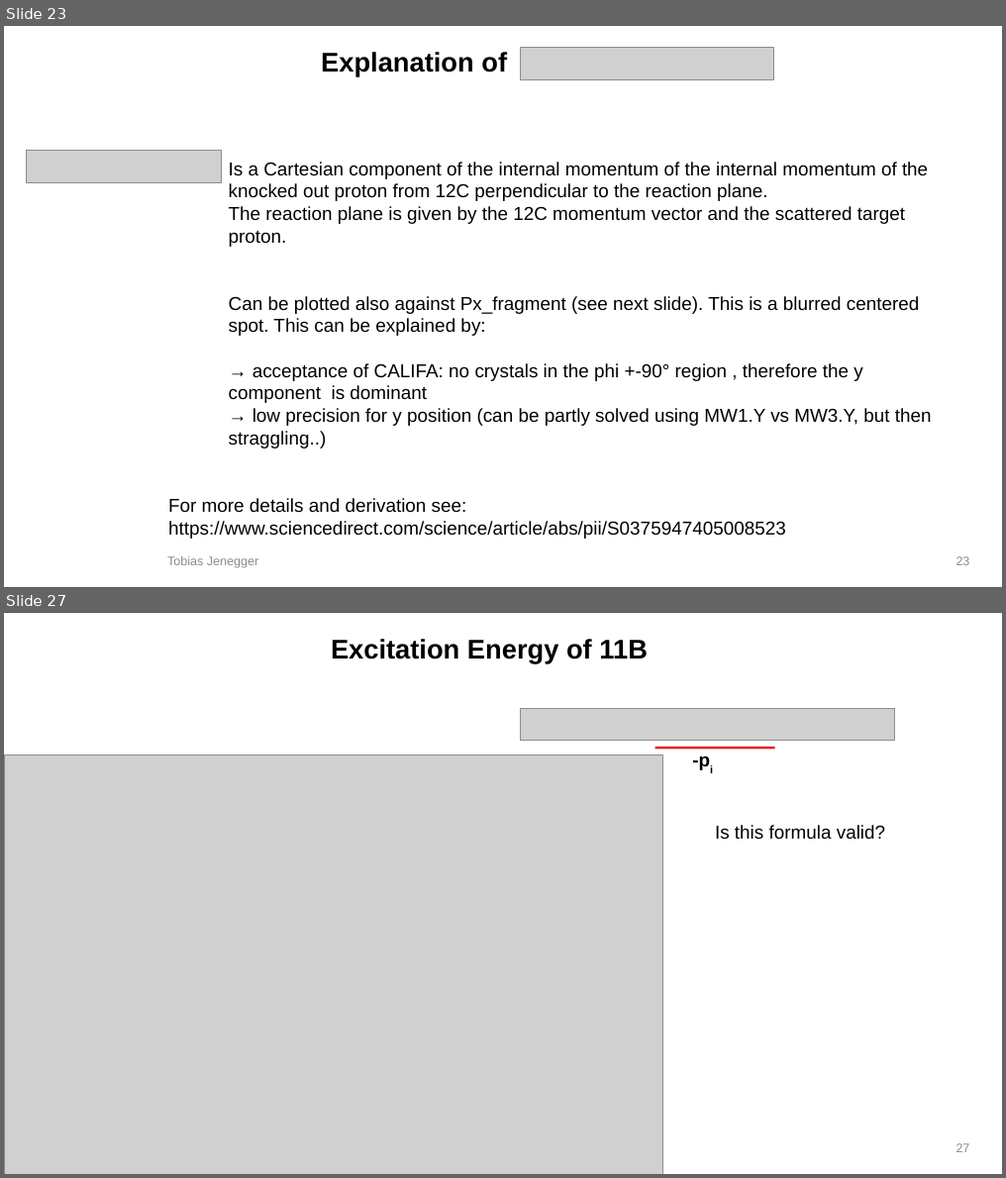
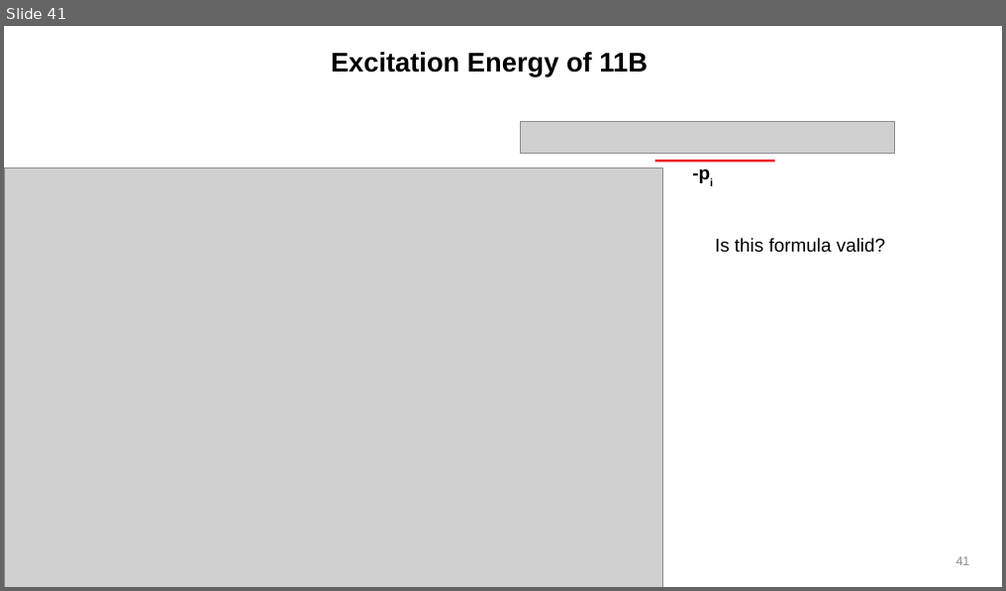
Before and after one commit to jenegger/2021_psi_pres, a slide deck: analysis.odp. Shown one above the other, each under a label of ours: slides 23 and 27 before the commit, slide 41 after it; the slides between them are not shown. The pictures are 1006x1178 and 1006x591 pixels, drawn with LibreOffice and Linux fonts; fonts in the diff are those of the drawing; grey boxes stand for pictures; background and template pictures are left out. Boxes give left, top, right and bottom in pixels: in the first picture for what was removed or moved away, otherwise in the second. Text is boxed around its words. In the diff, an @@ line names an element or a change of style, - is before the commit and + after.

```diff
--- a/analysis.odp
+++ b/analysis.odp
@@ slide 23 removed at bbox=[4, 26, 1002, 587], background #FFFFFF @@
@@ title removed at bbox=[321, 52, 507, 76] @@
-Explanation of
@@ picture removed at bbox=[521, 47, 773, 79] @@
@@ picture removed at bbox=[27, 151, 221, 183] @@
@@ text removed at bbox=[229, 162, 932, 449] @@
-Is a Cartesian component of the internal momentum of the internal momentum of the knocked out proton from 12C perpendicular to the reaction plane.
-The reaction plane is given by the 12C momentum vector and the scattered target proton.
-Can be plotted also against Px_fragment (see next slide). This is a blurred centered spot. This can be explained by:
-→ acceptance of CALIFA: no crystals in the phi +-90° region , therefore the y component is dominant
-→ low precision for y position (can be partly solved using MW1.Y vs MW3.Y, but then straggling..)
@@ text removed at bbox=[168, 498, 786, 539] @@
-For more details and derivation see: https://www.sciencedirect.com/science/article/abs/pii/S0375947405008523
@@ text removed at bbox=[167, 557, 258, 569] @@
-Tobias Jenegger
@@ page number removed at bbox=[956, 557, 970, 566] @@
-23
@@ what was slide 27 is now slide 41 @@
@@ page number at bbox=[956, 557, 970, 566]: text changed @@
-27
+41
```
Also in this commit, not shown: 8 slides changed, 15 slides added, 4 other slides removed, 7 other files.
